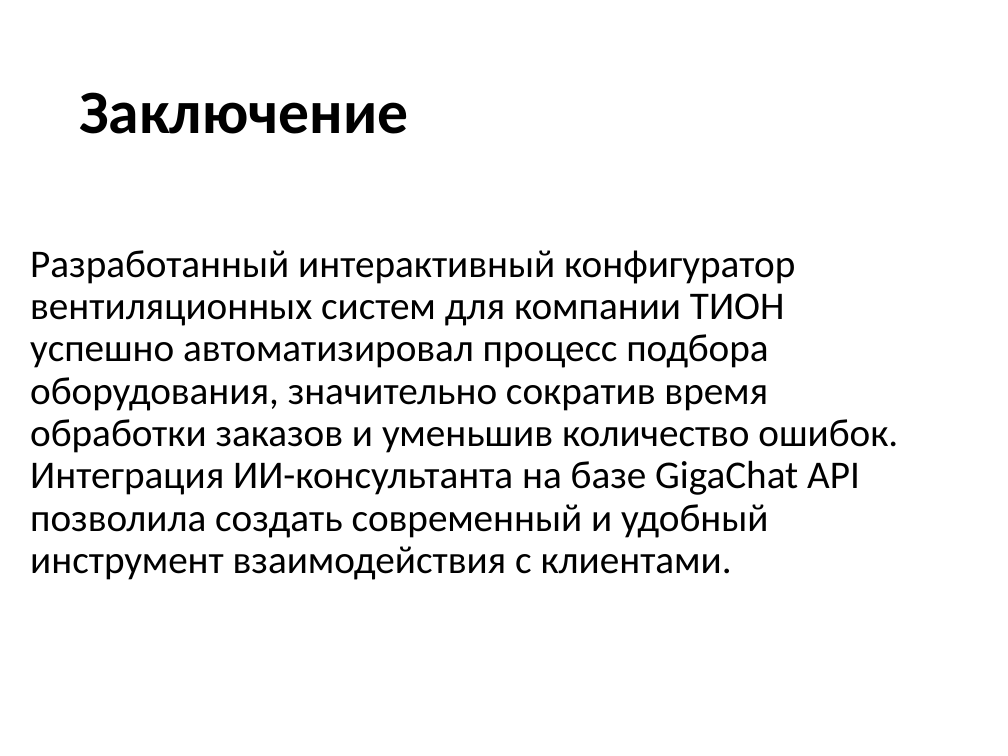
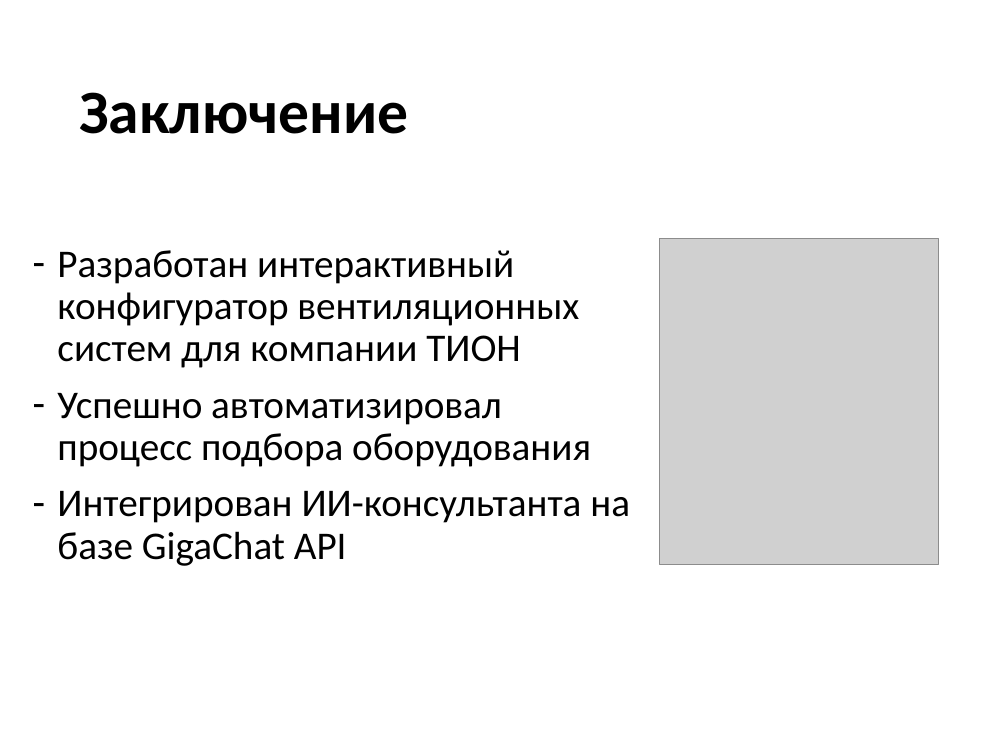
Before and after one commit to SergeiK99/interconfig, a slide deck: slide 18 of Презентация.pptx. Drawn at 1008x756 pixels with LibreOffice and Linux fonts; fonts in the diff are those of the drawing; grey boxes stand for pictures. Boxes give left, top, right and bottom in pixels: in the first picture for what was removed or moved away, otherwise in the second. Text is boxed around its words. In the diff, an @@ line names an element or a change of style, - is before the commit and + after.

```diff
--- a/Презентация.pptx
+++ b/Презентация.pptx
@@ picture added at (659,238,938,564) @@
@@ text at (57,250,630,566): text changed @@
-Разработанный интерактивный конфигуратор вентиляционных систем для компании ТИОН успешно автоматизировал процесс подбора оборудования, значительно сократив время обработки заказов и уменьшив количество ошибок. Интеграция ИИ-консультанта на базе GigaChat API позволила создать современный и удобный инструмент взаимодействия с клиентами.
+– Разработан интерактивный конфигуратор вентиляционных систем для компании ТИОН
+– Успешно автоматизировал процесс подбора оборудования
+– Интегрирован ИИ-консультанта на базе GigaChat API
```
Also in this commit, not shown: 2 other slides changed, 1 slide added, 1 slide removed.
